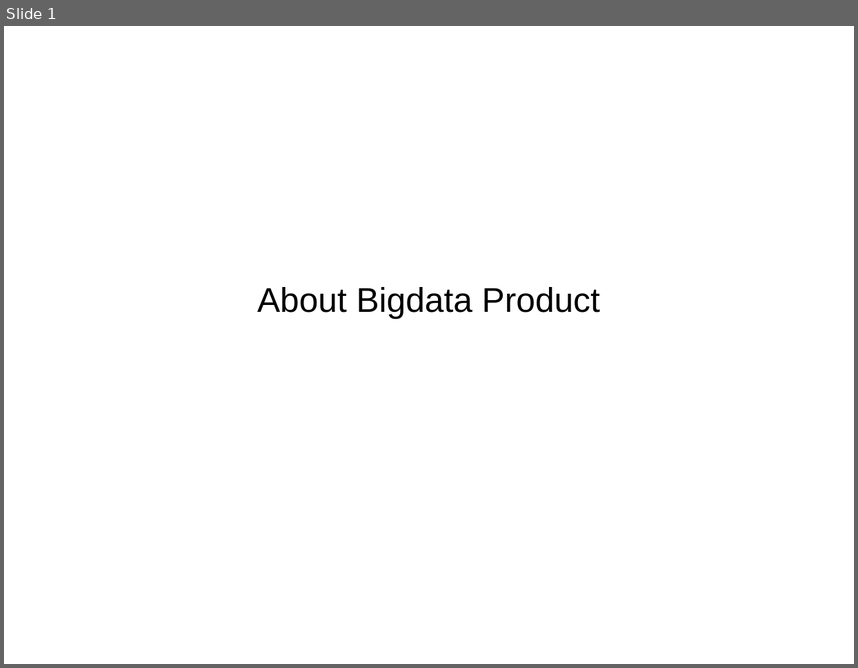
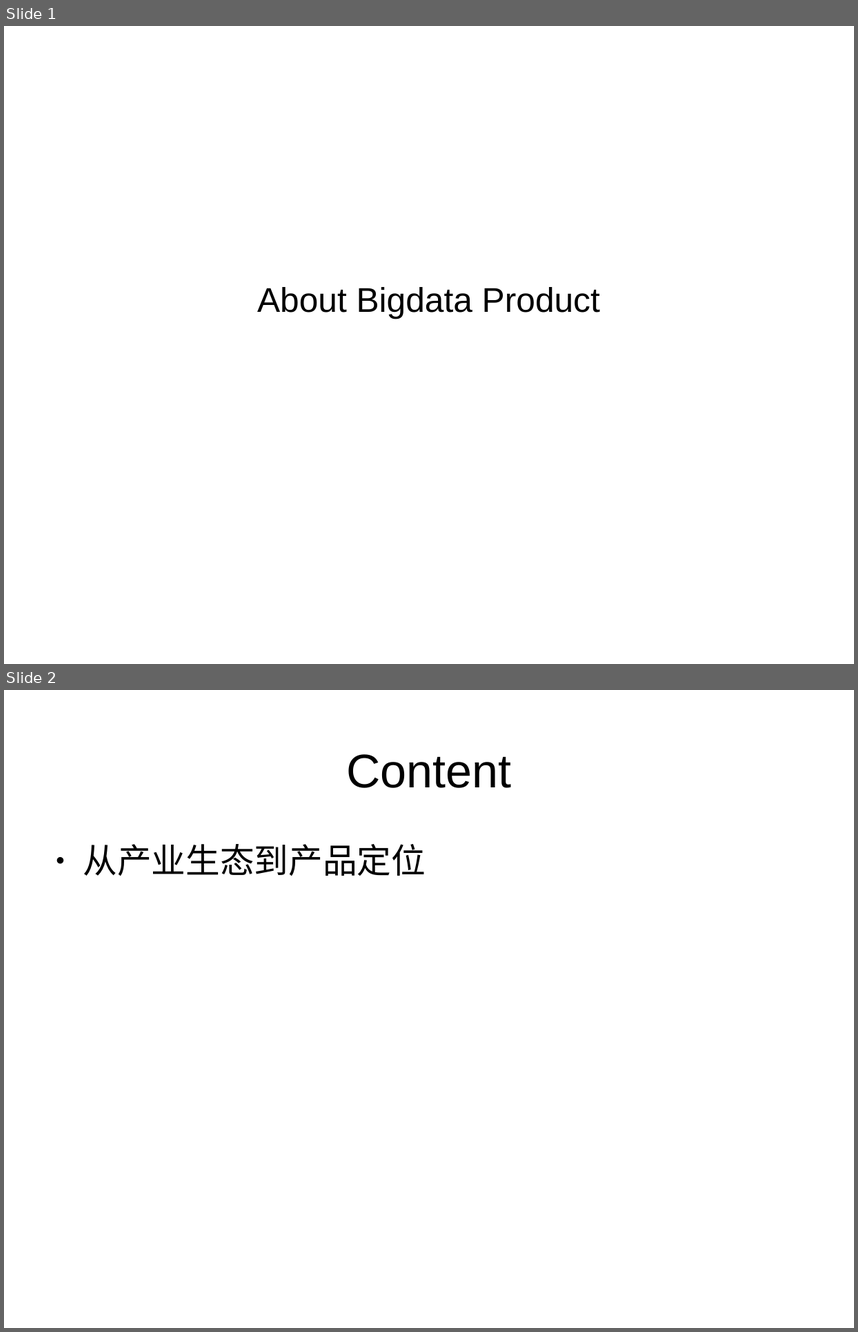
Before and after one commit to zouzhberk/Notes, a slide deck: bigdata/about-bigdata-product.odp. Shown one above the other, each under a label of ours: slide 1 before the commit, slides 1 and 2 after it. The pictures are 858x668 and 858x1332 pixels, drawn with LibreOffice and Linux fonts; fonts in the diff are those of the drawing. Boxes give left, top, right and bottom in pixels: in the first picture for what was removed or moved away, otherwise in the second. Text is boxed around its words. In the diff, an @@ line names an element or a change of style, - is before the commit and + after.

```diff
--- a/bigdata/about-bigdata-product.odp
+++ b/bigdata/about-bigdata-product.odp
@@ slide 2 added at <box>4,690,854,1328</box>, background #FFFFFF @@
@@ title added at <box>346,754,511,788</box>, 44 pt, text #000000 @@
+Content
@@ text added at <box>83,844,426,876</box>, 32 pt, text #000000 @@
+● 从产业生态到产品定位
```
Also in this commit, not shown: 1 slide changed, 5 other slides added, 1 slide removed, 2 other files.
